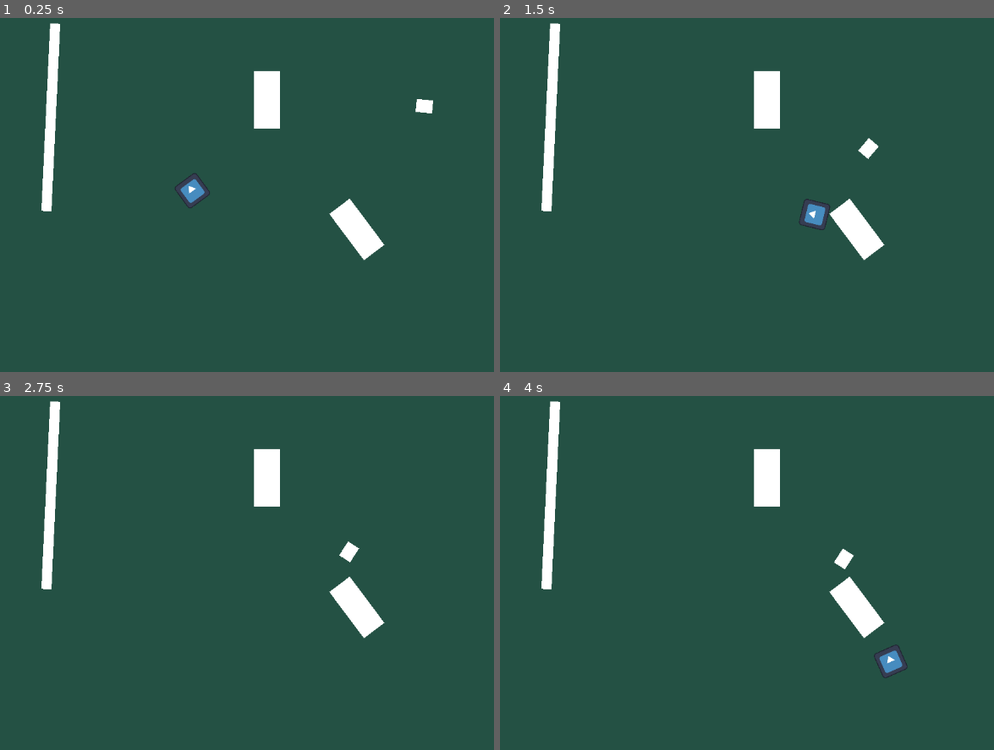
Above: before the commit, frames 1-4 (two rows, left to right).
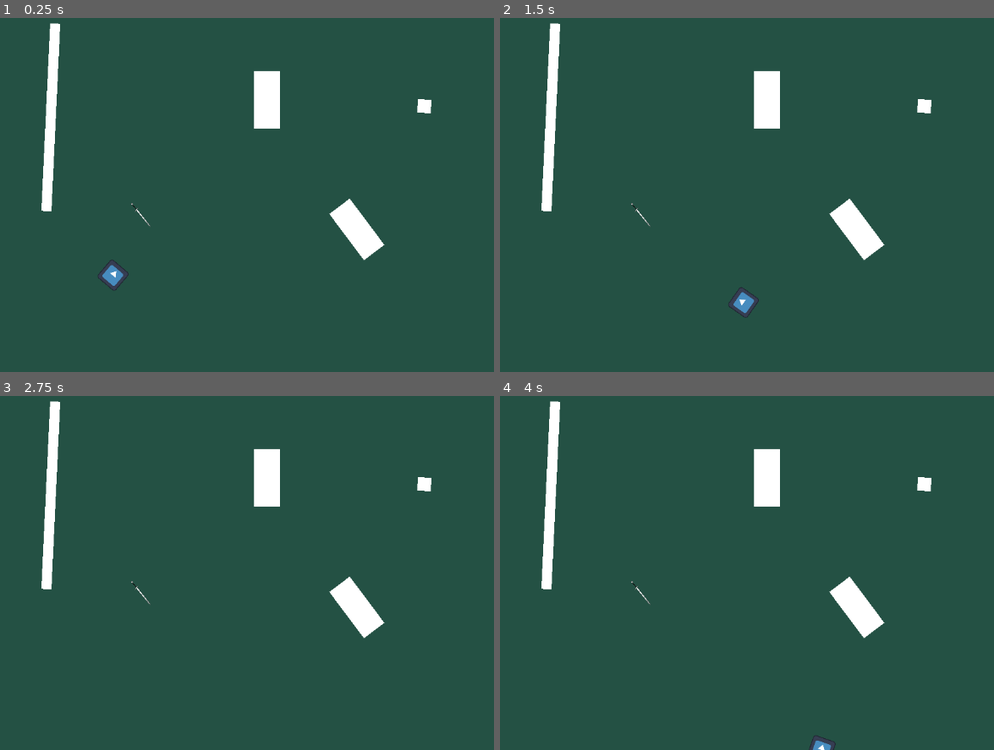
Above: after the commit, the same moments.

Repository: PierceFrancis/Godot-Final-Project
Game: Godot game, scene res://Scenes/ai_test.tscn
The game is run twice, just before and just after one commit, with the same random seed, the same clock (stepped at 60 frames per second) and the same inputs. This scene is started directly instead of the project's main scene. The engine's default icon, where the game draws it, is replaced by a stand-in: a white triangle on a blue panel in a dark square.
Inputs (mouse positions are in pixels of both pictures, inside the frame that each line leads up to):
- Up to frame 1 (0.25 s): no input
- Up to frame 2 (1.5 s): tap Enter at 0.5 s; move the mouse to (830, 163) at 0.52 s; hold D (move_right) 0.53-1.28 s; tap E (action_button) at 0.6 s; move the mouse to (549, 202) at 1.27 s; hold S (move_down) from 1.28 s (still down); click (549, 202) at 1.35 s
- Up to frame 3 (2.75 s): move the mouse to (251, 477) at 2.02 s; release S (move_down) at 2.03 s; hold D (move_right) from 2.03 s (still down); hold Space (dash) from 2.03 s (still down)
- Up to frame 4 (4 s): move the mouse to (648, 636) at 2.77 s; release D (move_right) at 2.78 s; release Space (dash) at 2.78 s; hold W (move_up) 2.78-3.53 s; tap E (action_button) at 2.85 s; move the mouse to (885, 615) at 3.52 s; press the mouse at (885, 615) at 3.53 s; hold Left (move_left) from 3.53 s (still down)

The runs differ from the first frame. In frame 1, 0.5% of the frame differs, in the area x 19-88%, y 22-77%; in frame 2, 0.7%, in the area x 26-88%, y 22-85%; in frame 3, 0.3%; in frame 4, 0.6%.

Commit message:
more test chages. enemy hit detection in progress

Diff:
--- a/Scenes/ai_test.tscn
+++ b/Scenes/ai_test.tscn
@@ -1,7 +1,8 @@
-[gd_scene load_steps=6 format=3 uid="uid://dhlnf78r161w3"]
+[gd_scene load_steps=7 format=3 uid="uid://dhlnf78r161w3"]
 
 [ext_resource type="PackedScene" uid="uid://ecawa3jdj2h2" path="res://Scenes/Player.tscn" id="1_svsoo"]
 [ext_resource type="PackedScene" uid="uid://cclmvq6r67lxa" path="res://Scenes/charger.tscn" id="2_svsoo"]
+[ext_resource type="PackedScene" uid="uid://dnsvnutvsftmr" path="res://Scenes/weapon_pickup.tscn" id="3_u4xhv"]
 
 [sub_resource type="NavigationPolygon" id="NavigationPolygon_acnta"]
 vertices = PackedVector2Array(-561.97656, -311.9297, 552.2422, -305.04688, -198.03125, -278.6875, -237.99219, -280.5937 …(252 unchanged characters)…
@@ -24,7 +25,7 @@
 offset_bottom = 440.0
 color = Color(0.14139813, 0.31891572, 0.26833078, 1)
 
-[node name="Charger" parent="." node_paths=PackedStringArray("player") instance=ExtResource("2_svsoo")]
+[node name="Charger" parent="." node_paths=PackedStringArray("player") groups=["enemy"] instance=ExtResource("2_svsoo")]
 position = Vector2(410, -129)
 rotation = -3.0563877
 player = NodePath("../Player")
@@ -73,6 +74,10 @@
 position = Vector2(0.5, 0)
 shape = SubResource("RectangleShape2D_u4xhv")
 
+[node name="weapon_pickup" parent="." instance=ExtResource("3_u4xhv")]
+position = Vector2(-73, 56)
+scale = Vector2(0.33148822, 0.4076575)
+
 [node name="Player" parent="." instance=ExtResource("1_svsoo")]
-position = Vector2(15, 15)
-scale = Vector2(0.36025843, 0.36025843)
+position = Vector2(-120, 159)
+scale = Vector2(0.31423098, 0.31423098)
--- a/Scenes/charger.tscn
+++ b/Scenes/charger.tscn
@@ -10,8 +10,69 @@
 [sub_resource type="RectangleShape2D" id="RectangleShape2D_svsoo"]
 size = Vector2(27.012093, 29.981659)
 
+[sub_resource type="Animation" id="Animation_6ocrp"]
+length = 0.001
+tracks/0/type = "value"
+tracks/0/imported = false
+tracks/0/enabled = true
+tracks/0/path = NodePath(".:scale")
+tracks/0/interp = 1
+tracks/0/loop_wrap = true
+tracks/0/keys = {
+"times": PackedFloat32Array(0),
+"transitions": PackedFloat32Array(1),
+"update": 0,
+"values": [Vector2(1, 1)]
+}
+tracks/1/type = "value"
+tracks/1/imported = false
+tracks/1/enabled = true
+tracks/1/path = NodePath(".:modulate")
+tracks/1/interp = 1
+tracks/1/loop_wrap = true
+tracks/1/keys = {
+"times": PackedFloat32Array(0),
+"transitions": PackedFloat32Array(1),
+"update": 0,
+"values": [Color(1, 1, 1, 1)]
+}
+
+[sub_resource type="Animation" id="Animation_67urq"]
+resource_name = "take_damage"
+length = 0.35
+step = 0.05
+tracks/0/type = "value"
+tracks/0/imported = false
+tracks/0/enabled = true
+tracks/0/path = NodePath(".:scale")
+tracks/0/interp = 1
+tracks/0/loop_wrap = true
+tracks/0/keys = {
+"times": PackedFloat32Array(0.00076026906, 0.2014713, 0.35),
+"transitions": PackedFloat32Array(1, 1, 1),
+"update": 0,
+"values": [Vector2(1, 1), Vector2(0.734375, 0.734375), Vector2(0.96093744, 0.96093744)]
+}
+tracks/1/type = "value"
+tracks/1/imported = false
+tracks/1/enabled = true
+tracks/1/path = NodePath(".:modulate")
+tracks/1/interp = 1
+tracks/1/loop_wrap = true
+tracks/1/keys = {
+"times": PackedFloat32Array(0.0015205381, 0.30202955, 0.35),
+"transitions": PackedFloat32Array(1, 3.605001, 0.49999997),
+"update": 0,
+"values": [Color(1, 1, 1, 1), Color(1, 1, 1, 0.54901963), Color(1, 1, 1, 1)]
+}
+
+[sub_resource type="AnimationLibrary" id="AnimationLibrary_rak5c"]
+_data = {
+&"RESET": SubResource("Animation_6ocrp"),
+&"take_damage": SubResource("Animation_67urq")
+}
+
 [node name="Charger" type="CharacterBody2D"]
-scale = Vector2(1.2216754, 0.96725625)
 collision_layer = 2
 collision_mask = 2
 script = ExtResource("1_34ipw")
@@ -47,6 +108,11 @@
 target_position = Vector2(213.64104, 0.22485775)
 script = ExtResource("2_ljrdh")
 
+[node name="AnimationPlayer" type="AnimationPlayer" parent="."]
+libraries = {
+&"": SubResource("AnimationLibrary_rak5c")
+}
+
 [connection signal="body_entered" from="DetectionShape" to="." method="_on_detection_shape_body_entered"]
 [connection signal="body_entered" from="Killbox" to="." method="_on_killbox_body_entered"]
 [connection signal="body_exited" from="Killbox" to="." method="_on_killbox_body_exited"]
--- a/Scenes/main.tscn
+++ b/Scenes/main.tscn
@@ -31,6 +31,7 @@
 
 [node name="item_pickup" parent="." instance=ExtResource("3_8gbba")]
 position = Vector2(-251, -2)
+scale = Vector2(1.0277755, 1.0550616)
 
 [node name="item_pickup2" parent="." instance=ExtResource("3_8gbba")]
 position = Vector2(-69, -200)
--- a/Scripts/charger.gd
+++ b/Scripts/charger.gd
@@ -2,6 +2,7 @@
 
 
 const SPEED = 350.0
+var health: float = 3.0
 #MAKE SURE PLAYER IN THE INSPECTOR IS SET TO THE PLAYER NODE
 @export var player : Node2D
 @onready var nav_agent : NavigationAgent2D = $NavigationAgent2D
@@ -15,17 +16,23 @@
 	if Hostile:
 		if Charging:
 			charge()
-			print("charging")
+
 		elif !Charging:
 			velocity = Vector2(0.0,0.0)
 
 
-			print("not Charging")
 
 
+func _ready() -> void:
+	add_to_group("enemy")
 
+func take_damage(weapon_damage: float):
+	$Sprite2D/AnimationPlayer.play("take_damage")
+	health -= weapon_damage
+	print("dameged")
 
-
+	if health <= 0.0:
+		queue_free()
 
 
 
--- /dev/null
+++ b/another_test.tscn
@@ -0,0 +1,88 @@
+[gd_scene load_steps=9 format=3 uid="uid://btx8kh0afk152"]
+
+[ext_resource type="PackedScene" uid="uid://ecawa3jdj2h2" path="res://Scenes/Player.tscn" id="1_sbxmf"]
+[ext_resource type="PackedScene" uid="uid://dnsvnutvsftmr" path="res://Scenes/weapon_pickup.tscn" id="4_ge5mf"]
+[ext_resource type="PackedScene" uid="uid://b4vjb0pt4vr3g" path="res://Scenes/ui.tscn" id="5_t3s6u"]
+[ext_resource type="PackedScene" uid="uid://cclmvq6r67lxa" path="res://Scenes/charger.tscn" id="5_wlync"]
+[ext_resource type="PackedScene" uid="uid://b7e5c5e5t4hsc" path="res://Scenes/enemy_dummy.tscn" id="6_wr34u"]
+
+[sub_resource type="NavigationPolygon" id="NavigationPolygon_k4tli"]
+vertices = PackedVector2Array(347.3672, -175.39844, 276.78125, -175, -347.03125, -264.6875, -649.96094, -410.8672, 637.25, -395.10938, -386.9922, -266.59375, 659.71094, 440.6797, 347.21875, -56.6875, -72.25, 232.29688, -128.46094, 275, 276.6172, -56.289063, -143.35938, 137.25, -647.03125, 401.28906, -403.0078, 73.67969, -363.0625, 75.578125, -199.59375, 179.9375)
+polygons = Array[PackedInt32Array]([PackedInt32Array(0, 1, 2, 3, 4), PackedInt32Array(3, 2, 5), PackedInt32Array(0, 4, 6, 7), PackedInt32Array(8, 7, 6, 9), PackedInt32Array(10, 7, 8, 11), PackedInt32Array(12, 3, 5, 13), PackedInt32Array(14, 2, 1, 10, 11), PackedInt32Array(14, 11, 15, 12, 13), PackedInt32Array(12, 15, 9), PackedInt32Array(6, 12, 9)])
+outlines = Array[PackedVector2Array]([PackedVector2Array(-660, -421, 647, -405, 670, 451, -657, 411)])
+agent_radius = 302.55
+
+[sub_resource type="BoxMesh" id="BoxMesh_wlync"]
+
+[sub_resource type="RectangleShape2D" id="RectangleShape2D_sbxmf"]
+size = Vector2(323, 20)
+
+[node name="AnotherTest" type="Node2D"]
+
+[node name="ColorRect" type="ColorRect" parent="."]
+offset_left = -1572.0
+offset_top = -945.0
+offset_right = 1606.0
+offset_bottom = 984.0
+color = Color(0.14139813, 0.31891572, 0.26833078, 1)
+metadata/_edit_lock_ = true
+
+[node name="Player" parent="." instance=ExtResource("1_sbxmf")]
+position = Vector2(0, -3)
+rotation = -1.5707964
+
+[node name="weapon_pickup2" parent="." instance=ExtResource("4_ge5mf")]
+position = Vector2(116, -215)
+
+[node name="UI" parent="." instance=ExtResource("5_t3s6u")]
+
+[node name="Enemy_dummy" parent="." instance=ExtResource("6_wr34u")]
+position = Vector2(52, 302)
+
+[node name="NavigationRegion2D" type="NavigationRegion2D" parent="."]
+navigation_polygon = SubResource("NavigationPolygon_k4tli")
+
+[node name="obstacle4" type="StaticBody2D" parent="NavigationRegion2D"]
+position = Vector2(-375, -96.00001)
+rotation = 1.6178564
+scale = Vector2(0.99272645, 1)
+
+[node name="MeshInstance2D" type="MeshInstance2D" parent="NavigationRegion2D/obstacle4"]
+scale = Vector2(322.17657, 17.191566)
+mesh = SubResource("BoxMesh_wlync")
+
+[node name="CollisionShape2D" type="CollisionShape2D" parent="NavigationRegion2D/obstacle4"]
+position = Vector2(0.5, 0)
+shape = SubResource("RectangleShape2D_sbxmf")
+
+[node name="obstacle2" type="StaticBody2D" parent="NavigationRegion2D"]
+position = Vector2(-135.99994, 206.00003)
+rotation = 0.92849964
+scale = Vector2(0.3056079, 2.5296962)
+skew = -0.0070174932
+
+[node name="MeshInstance2D" type="MeshInstance2D" parent="NavigationRegion2D/obstacle2"]
+scale = Vector2(322.17657, 17.191566)
+mesh = SubResource("BoxMesh_wlync")
+
+[node name="CollisionShape2D" type="CollisionShape2D" parent="NavigationRegion2D/obstacle2"]
+position = Vector2(0.5, 0)
+shape = SubResource("RectangleShape2D_sbxmf")
+
+[node name="obstacle3" type="StaticBody2D" parent="NavigationRegion2D"]
+position = Vector2(312, -116.000015)
+rotation = 1.57215
+scale = Vector2(0.3056079, 2.529696)
+skew = -0.0070174932
+
+[node name="MeshInstance2D" type="MeshInstance2D" parent="NavigationRegion2D/obstacle3"]
+scale = Vector2(322.17657, 17.191566)
+mesh = SubResource("BoxMesh_wlync")
+
+[node name="CollisionShape2D" type="CollisionShape2D" parent="NavigationRegion2D/obstacle3"]
+position = Vector2(0.5, 0)
+shape = SubResource("RectangleShape2D_sbxmf")
+
+[node name="Charger" parent="." node_paths=PackedStringArray("player") groups=["enemy"] instance=ExtResource("5_wlync")]
+position = Vector2(-301, -251)
+player = NodePath("../Player")
Not shown: 1 places in Scenes/charger.tscn that only renumber resources
